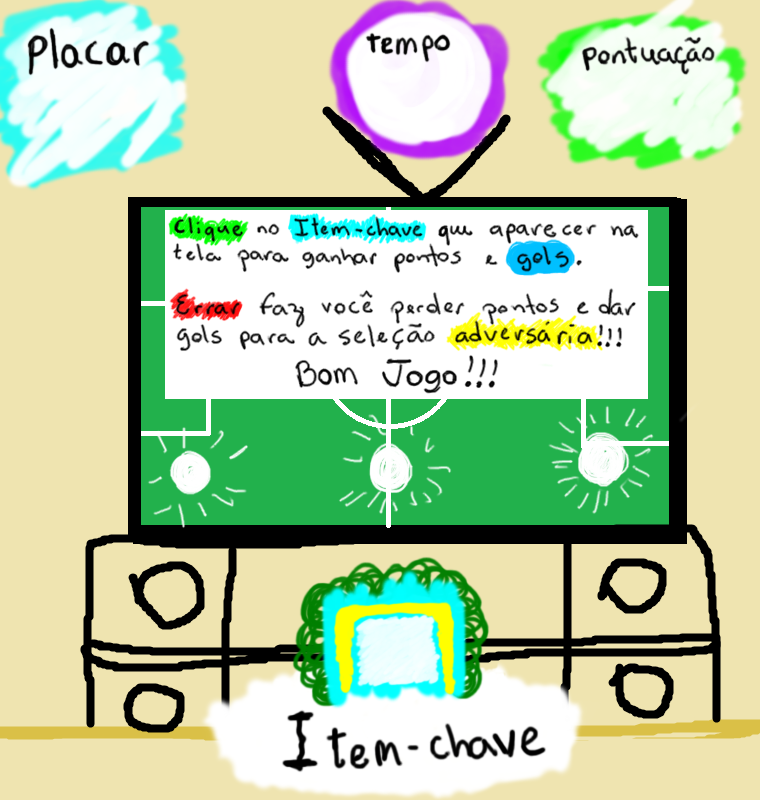
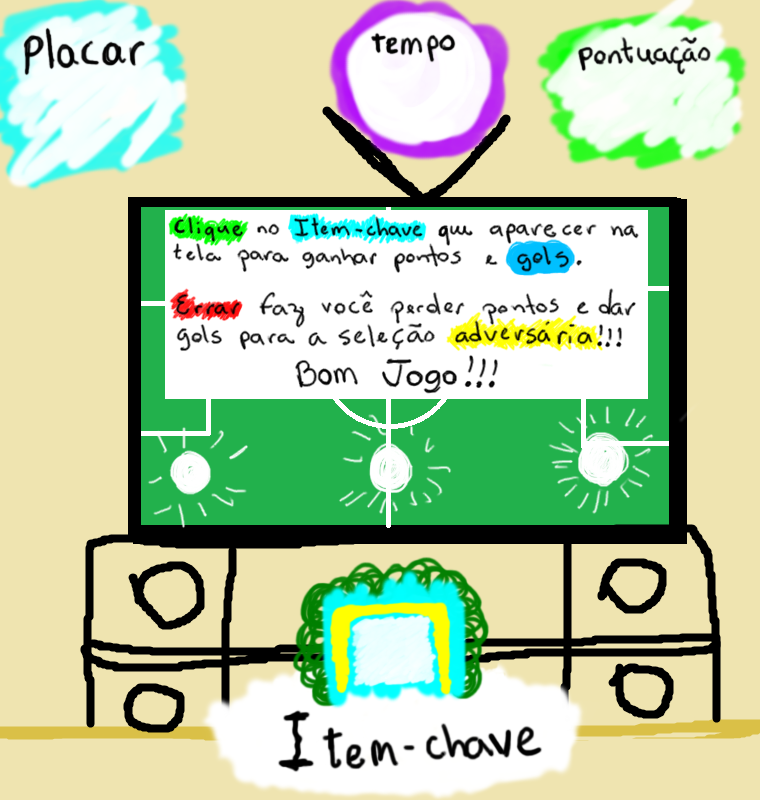
Comparing the layer stacks of the two 760 × 800 images. Changes:
renamed "Camada #2" to "Camada #7", painted on it over <box>23,27,716,773</box>
